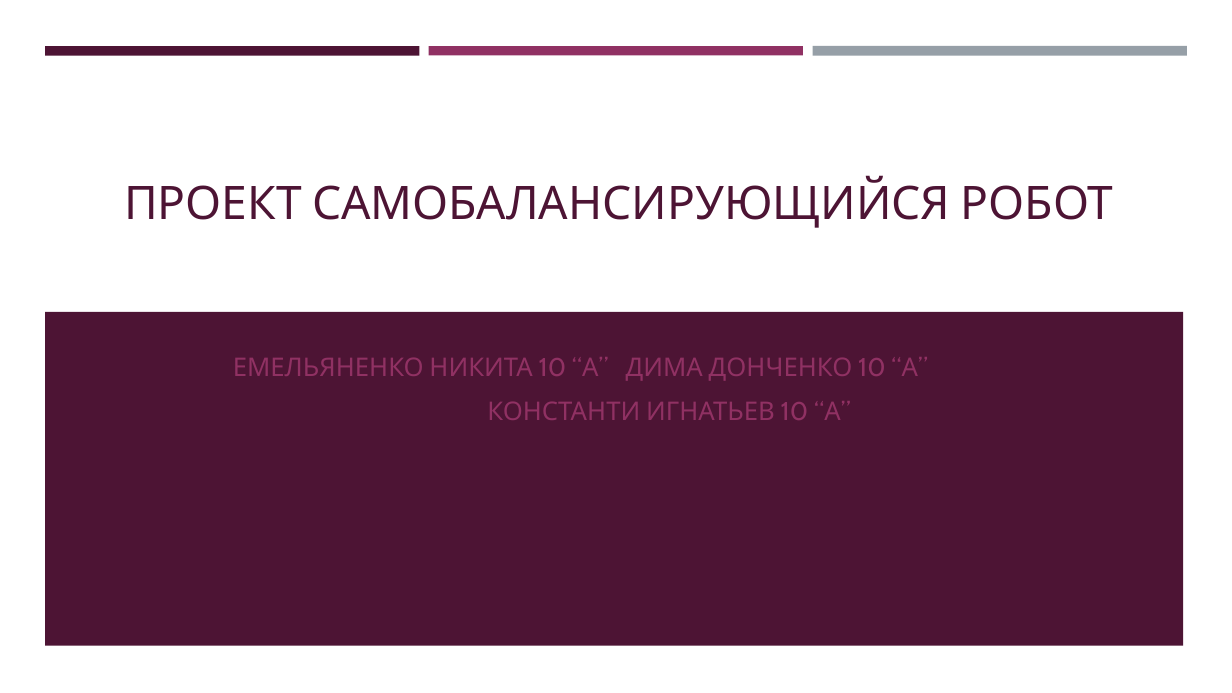
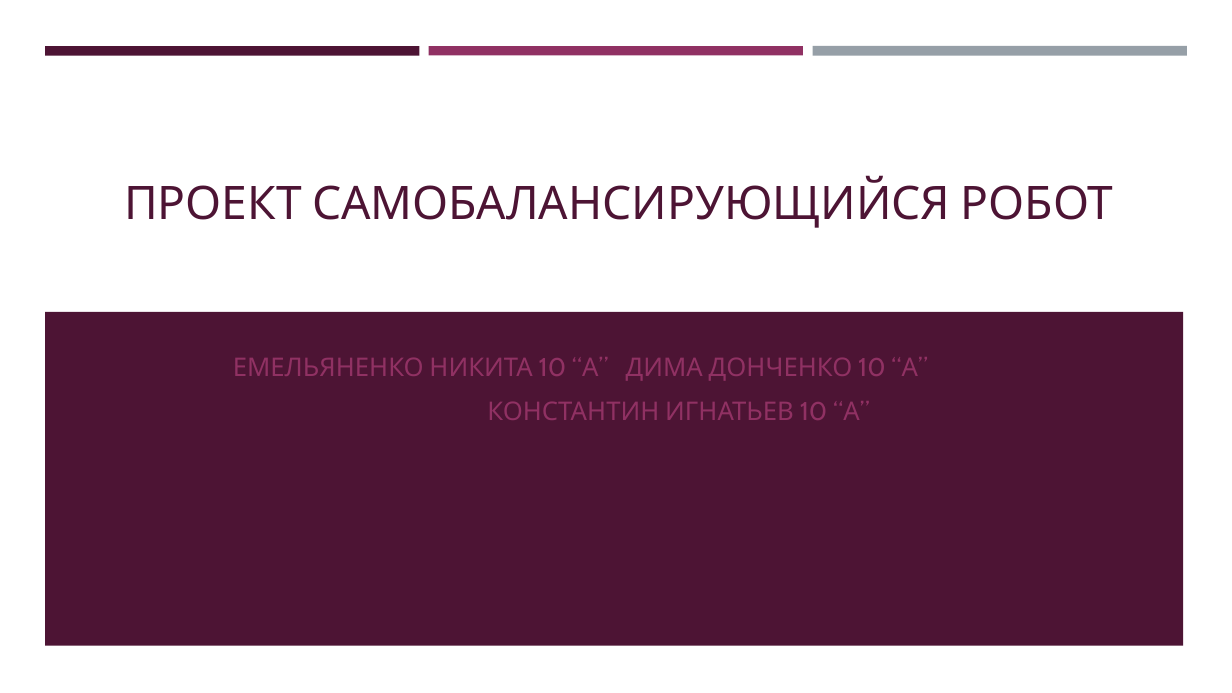
Before and after one commit to BlDMoon/-, a slide deck: slide 1 of Проект самобалансирующийся робот.pptx. Drawn at 1232x693 pixels with LibreOffice and Linux fonts; fonts in the diff are those of the drawing. Boxes give left, top, right and bottom in pixels: in the first picture for what was removed or moved away, otherwise in the second. Text is boxed around its words. In the diff, an @@ line names an element or a change of style, - is before the commit and + after.

Commit message:
hhh

```diff
--- a/Проект самобалансирующийся робот.pptx
+++ b/Проект самобалансирующийся робот.pptx
@@ subtitle at bbox=[487, 401, 869, 420]: text changed @@
-КОНСТАНТИ ИГНАТЬЕВ 10 “А”
+КОНСТАНТИН ИГНАТЬЕВ 10 “А”
```
